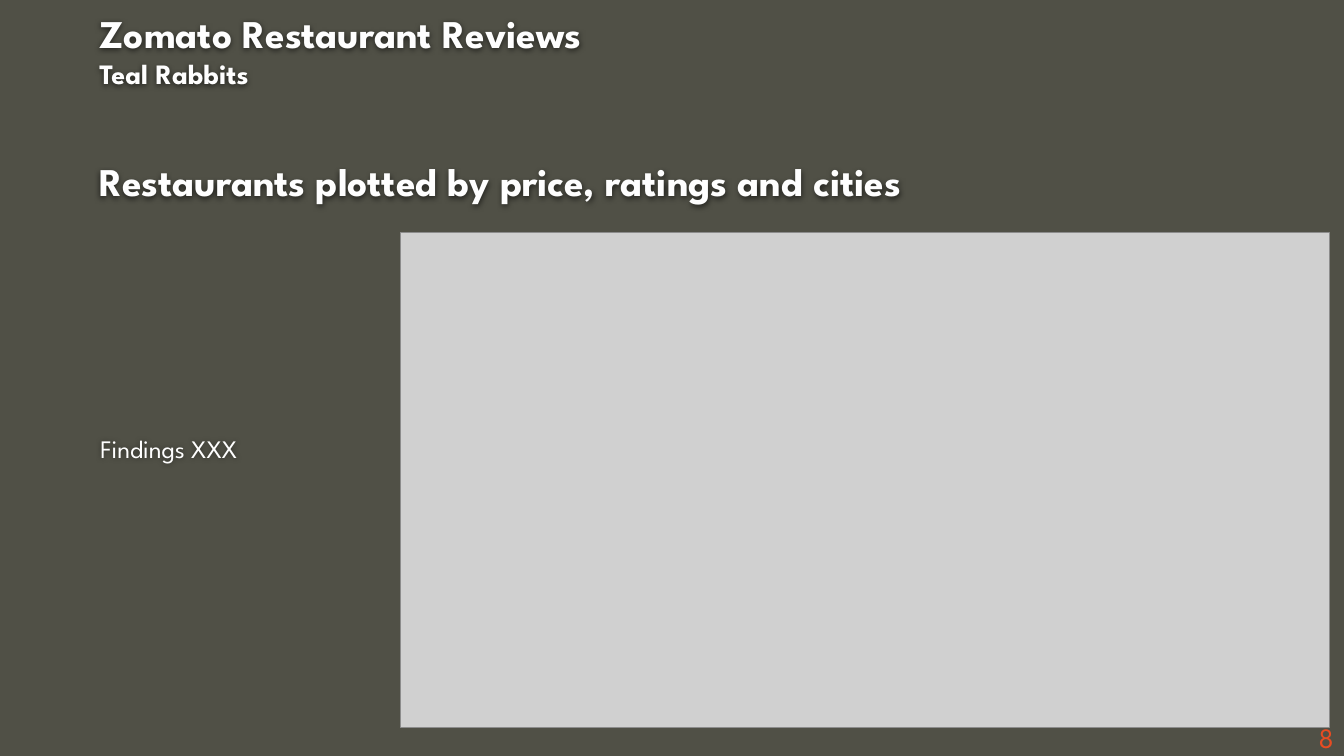
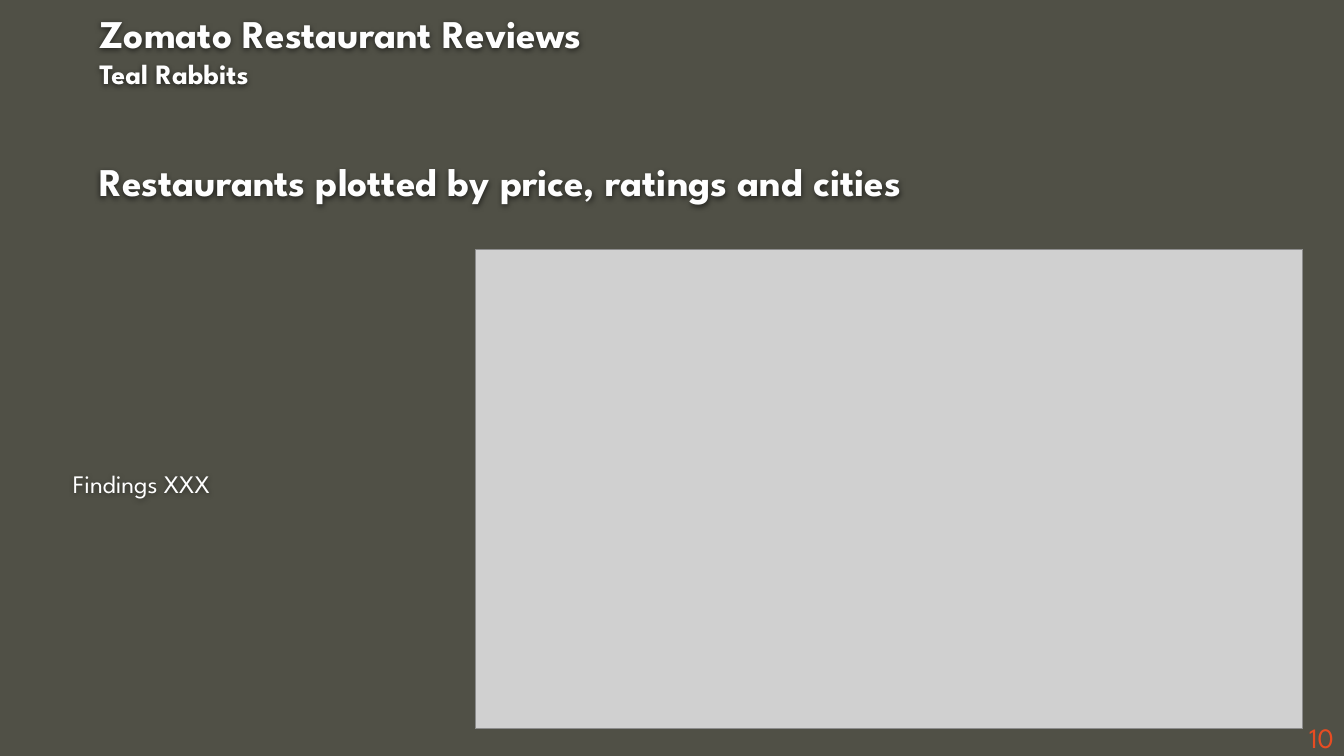
Before and after one commit to ashdrayton/Zomato-Restaurants-Reviews, a slide deck: slide 10 of Babette/Zomato_Presentation _BB.pptx (slide 8 before the commit). Drawn at 1344x756 pixels with LibreOffice and Linux fonts; fonts in the diff are those of the drawing; grey boxes stand for pictures; background and template pictures are left out. Boxes give left, top, right and bottom in pixels: in the first picture for what was removed or moved away, otherwise in the second. Text is boxed around its words. In the diff, an @@ line names an element or a change of style, - is before the commit and + after.

```diff
--- a/Babette/Zomato_Presentation _BB.pptx
+++ b/Babette/Zomato_Presentation _BB.pptx
@@ text "Findings XXX": place and size @@
-text "Findings XXX" at bbox=[100, 440, 237, 464]
+text "Findings XXX" at bbox=[73, 475, 210, 499]
@@ picture: place and size @@
-picture at bbox=[400, 233, 1330, 727]
+picture at bbox=[475, 249, 1303, 729]
@@ page number at bbox=[1309, 729, 1334, 749]: text changed @@
-8
+10
```
Also in this commit, not shown: 3 other slides changed, 2 slides added, 12 other files.
